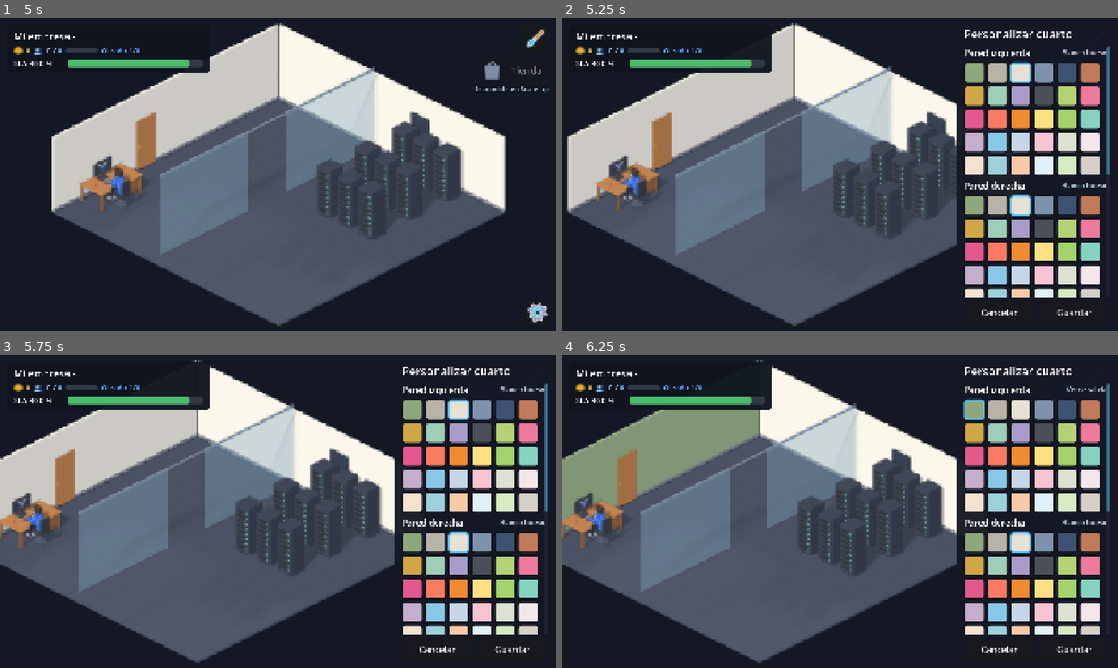
Above: before the commit, frames 1-4 (two rows, left to right).
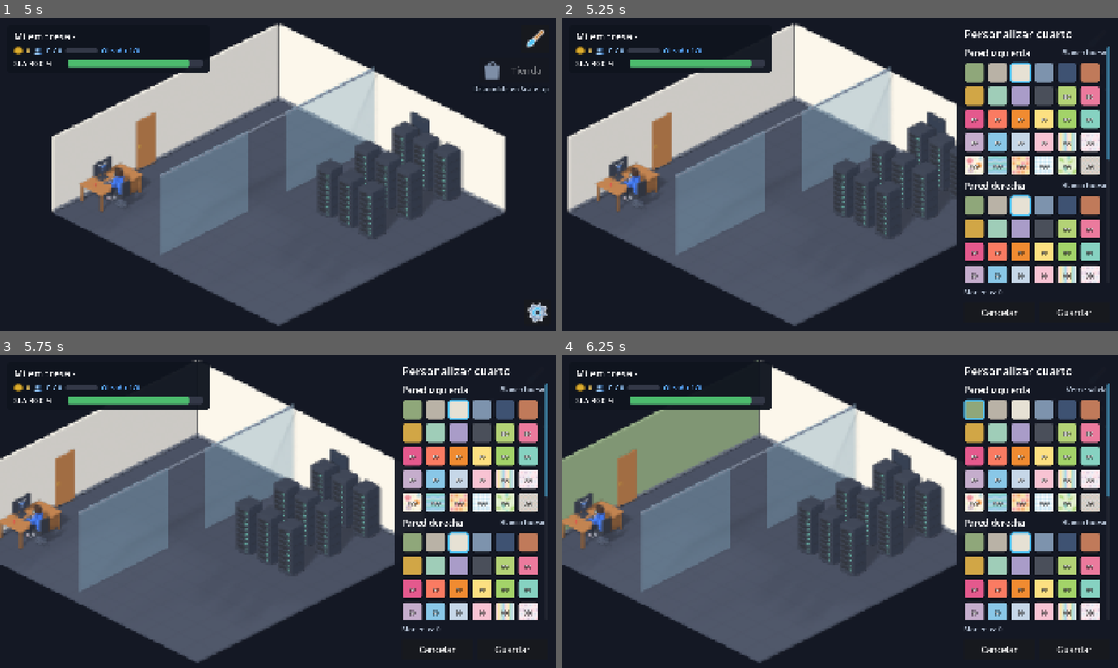
Above: after the commit, the same moments.

Repository: SaidSar/server-flow-2d
Game: Godot game, scene res://scenes/rooms/data_center.tscn
Two runs of this game, one before a commit and one after it. Both use one fixed random seed, a clock stepped at 60 frames per second and the inputs below. This scene is started directly instead of the project's main scene.
Inputs (mouse positions are in pixels of both pictures, inside the frame that each line leads up to):
- Up to frame 1 (5 s): click (539, 312) at 0.5 s; click "Silenciar" at 1.25 s; click "Activar" at 2 s; click "Silenciar" at 2.75 s; click "Activar" at 3.5 s; click "Regresar" at 4.25 s
- Up to frame 2 (5.25 s): click (1095, 39) at 5 s
- Up to frame 3 (5.75 s): no input
- Up to frame 4 (6.25 s): click (973, 411) at 5.77 s

Frame 1 is identical in both runs. In frame 2, 1.8% of the frame differs, in the area x 72-99%, y 24-90%; in frame 3, 1.8%; in frame 4, 1.8%.

Commit message:
feat: panel de personalización con precios, compra y fila de camiseta
Co-Authored-By: Claude Sonnet 5.5 <noreply@anthropic.com>
Claude-Session: https://claude.ai/code/session_01MoZC4xnJwJKycZ2xWZAqok

Diff:
--- a/scenes/ui/customize_panel.tscn
+++ b/scenes/ui/customize_panel.tscn
@@ -58,6 +58,15 @@
 size_flags_horizontal = 3
 theme_override_constants/separation = 12
 
+[node name="StatusLabel" type="Label" parent="Panel/Content"]
+unique_name_in_owner = true
+layout_mode = 2
+theme_override_colors/font_color = Color(0.6, 0.65, 0.72, 1)
+theme_override_font_sizes/font_size = 24
+text = "Monedas: 0"
+autowrap_mode = 3
+metadata/ui_tokens = {"font_color": "text_soft"}
+
 [node name="Buttons" type="HBoxContainer" parent="Panel/Content"]
 layout_mode = 2
 theme_override_constants/separation = 16
--- a/scripts/ui/customize_panel.gd
+++ b/scripts/ui/customize_panel.gd
@@ -2,7 +2,8 @@
 extends CanvasLayer
 ## Panel lateral para cambiar los colores del cuarto.
 ## Cada muestra cambia la capa en vivo (vía GameState); "Guardar" guarda y "Cancelar" revierte.
-## Las filas son las capas del cuarto abierto: paredes, puerta y mesa son comunes y el piso es propio.
+## Las filas son las capas del cuarto abierto: paredes, puerta y mesa son comunes y el piso es propio;
+## al final va la camiseta del personaje. Las opciones de pago muestran su precio y se compran al guardar.
 
 signal opened
 signal closed(saved: bool)
@@ -15,6 +16,7 @@
 @onready var _groups_box: VBoxContainer = %GroupsBox
 @onready var _save_button: Button = %SaveButton
 @onready var _cancel_button: Button = %CancelButton
+@onready var _status_label: Label = %StatusLabel
 
 ## Colores al abrir el panel, para poder cancelar.
 var _snapshot: Dictionary[StringName, StringName] = {}
@@ -33,6 +35,7 @@
 	_save_button.pressed.connect(_on_save_pressed)
 	_cancel_button.pressed.connect(_on_cancel_pressed)
 	GameState.color_changed.connect(_on_color_changed)
+	GameState.unlocks_changed.connect(_refresh_cart)
 
 
 func _unhandled_input(event: InputEvent) -> void:
@@ -56,6 +59,7 @@
 	_snapshot.assign(GameState.colors)
 	for layer_id: StringName in Customization.get_room_layers(_room_id):
 		_show_selection(layer_id, GameState.get_color(layer_id))
+	_refresh_cart()
 	show()
 	opened.emit()
 
@@ -96,15 +100,54 @@
 
 func _create_swatch(option: CustomizationOption, button_group: ButtonGroup) -> Button:
 	var swatch := Button.new()
+	var fill := option.color
+	if option.id == &"original" and option.price <= 0 and _is_shirt_option(option):
+		fill = GameState.get_avatar().color
 	swatch.toggle_mode = true
 	swatch.button_group = button_group
 	swatch.custom_minimum_size = SWATCH_SIZE
-	swatch.tooltip_text = option.display_name
-	swatch.add_theme_stylebox_override(&"normal", _make_swatch_style(option.color, Color(DashboardColors.SWATCH_BORDER, 0.9), 3))
-	swatch.add_theme_stylebox_override(&"hover", _make_swatch_style(option.color, DashboardColors.SWATCH_BORDER_HOVER, 3))
-	swatch.add_theme_stylebox_override(&"pressed", _make_swatch_style(option.color, DashboardColors.HIGHLIGHT, 6))
-	swatch.add_theme_stylebox_override(&"hover_pressed", _make_swatch_style(option.color, DashboardColors.HIGHLIGHT, 6))
+	swatch.tooltip_text = option.display_name if option.price <= 0 else "%s · %d monedas" % [option.display_name, option.price]
+	swatch.add_theme_stylebox_override(&"normal", _make_swatch_style(fill, Color(DashboardColors.SWATCH_BORDER, 0.9), 3))
+	swatch.add_theme_stylebox_override(&"hover", _make_swatch_style(fill, DashboardColors.SWATCH_BORDER_HOVER, 3))
+	swatch.add_theme_stylebox_override(&"pressed", _make_swatch_style(fill, DashboardColors.HIGHLIGHT, 6))
+	swatch.add_theme_stylebox_override(&"hover_pressed", _make_swatch_style(fill, DashboardColors.HIGHLIGHT, 6))
+	if option.kind == "patron" and option.pattern != "":
+		var tex := load(Paths.PATTERN_TEXTURE % option.pattern) as Texture2D
+		if tex != null:
+			var preview := TextureRect.new()
+			preview.texture = tex
+			# Se ve el patrón completo (un repetido) dentro del cuadro, sin salirse de él.
+			preview.expand_mode = TextureRect.EXPAND_IGNORE_SIZE
+			preview.stretch_mode = TextureRect.STRETCH_SCALE
+			preview.mouse_filter = Control.MOUSE_FILTER_IGNORE
+			preview.set_anchors_and_offsets_preset(Control.PRESET_FULL_RECT, Control.PRESET_MODE_MINSIZE, 5)
+			preview.texture_filter = CanvasItem.TEXTURE_FILTER_LINEAR_WITH_MIPMAPS
+			swatch.clip_contents = true
+			swatch.add_child(preview)
+	if option.price > 0:
+		swatch.add_child(_make_price_chip(option))
 	return swatch
+
+
+func _is_shirt_option(option: CustomizationOption) -> bool:
+	return Customization.find_option(&"camiseta", option.id) == option
+
+
+## Etiqueta con el precio abajo de la muestra; se oculta cuando la opción ya se compró.
+func _make_price_chip(option: CustomizationOption) -> Label:
+	var chip := Label.new()
+	chip.name = "PriceChip"
+	chip.text = str(option.price)
+	chip.add_theme_font_size_override(&"font_size", 18)
+	chip.add_theme_color_override(&"font_color", Color.WHITE)
+	chip.add_theme_color_override(&"font_outline_color", Color(0, 0, 0, 0.85))
+	chip.add_theme_constant_override(&"outline_size", 5)
+	chip.horizontal_alignment = HORIZONTAL_ALIGNMENT_CENTER
+	chip.mouse_filter = Control.MOUSE_FILTER_IGNORE
+	chip.set_anchors_and_offsets_preset(Control.PRESET_BOTTOM_WIDE, Control.PRESET_MODE_MINSIZE, 4)
+	chip.visible = not GameState.is_option_unlocked(option)
+	chip.set_meta(&"option_id", option.id)
+	return chip
 
 
 func _make_swatch_style(fill: Color, border: Color, border_width: int) -> StyleBoxFlat:
@@ -122,6 +165,36 @@
 
 func _on_color_changed(layer_id: StringName, option_id: StringName) -> void:
 	_show_selection(layer_id, option_id)
+	_refresh_cart()
+
+
+## Opciones de pago elegidas que aún no se compran.
+func get_cart() -> Array[CustomizationOption]:
+	return Customization.get_locked_options(GameState.colors, GameState.unlocked_options)
+
+
+## Actualiza el texto de monedas, el botón de guardar y las etiquetas de precio.
+func _refresh_cart() -> void:
+	for layer_id: StringName in _swatches:
+		for swatch: Button in (_swatches[layer_id] as Dictionary).values():
+			var chip := swatch.get_node_or_null("PriceChip") as Label
+			if chip != null:
+				var option := Customization.find_option(layer_id, chip.get_meta(&"option_id"))
+				chip.visible = option != null and not GameState.is_option_unlocked(option)
+	var total := Customization.get_total_price(get_cart())
+	var coins := Simulation.coins
+	if total <= 0:
+		_save_button.text = "Guardar"
+		_save_button.disabled = false
+		_status_label.text = "Monedas: %d" % coins
+	elif total <= coins:
+		_save_button.text = "Comprar y guardar · %d" % total
+		_save_button.disabled = false
+		_status_label.text = "Monedas: %d · Total: %d" % [coins, total]
+	else:
+		_save_button.text = "Comprar y guardar · %d" % total
+		_save_button.disabled = true
+		_status_label.text = "Monedas: %d · Te faltan %d" % [coins, total - coins]
 
 
 func _show_selection(layer_id: StringName, option_id: StringName) -> void:
@@ -135,6 +208,10 @@
 
 
 func _on_save_pressed() -> void:
+	var cart := get_cart()
+	if not cart.is_empty() and not GameState.purchase_options(cart):
+		_refresh_cart()
+		return
 	SaveSystem.save_game()
 	_close(true)
 
